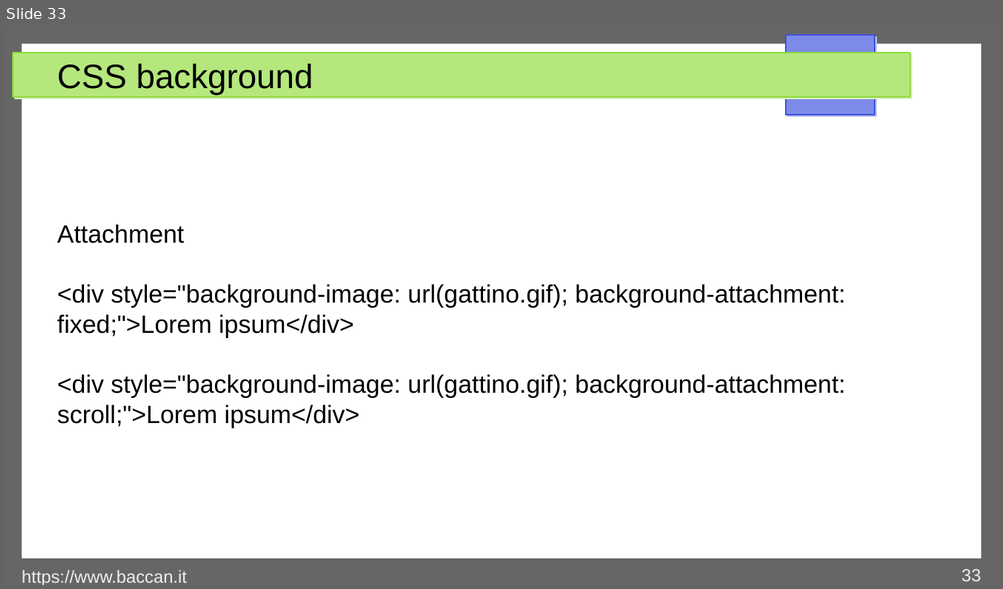
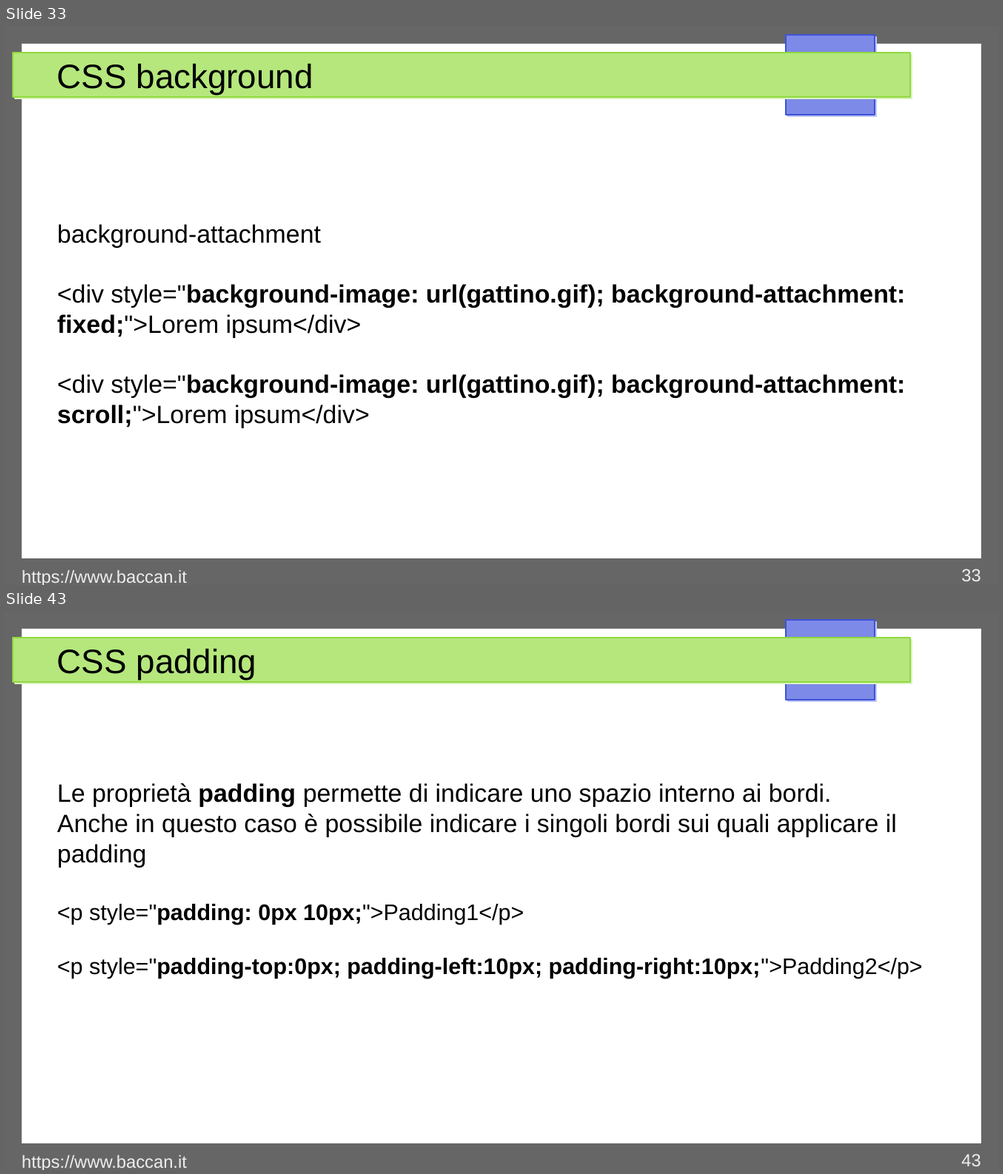
Before and after one commit to matteobaccan/CorsoCSS, a slide deck: Chapter_css.odp. Shown one above the other, each under a label of ours: slide 33 before the commit, slides 33 and 43 after it; the slides between them are not shown. The pictures are 1003x589 and 1003x1174 pixels, drawn with LibreOffice and Linux fonts; fonts in the diff are those of the drawing. Boxes give left, top, right and bottom in pixels: in the first picture for what was removed or moved away, otherwise in the second. Text is boxed around its words. In the diff, an @@ line names an element or a change of style, - is before the commit and + after.

Commit message:
Border, padding e margin

```diff
--- a/Chapter_css.odp
+++ b/Chapter_css.odp
@@ slide 43 added at (x1=4, y1=611, x2=999, y2=1170), background #FFFFFF; not listed: 4 template elements that a slide beside it also shows @@
@@ title added at (x1=57, y1=649, x2=257, y2=680), 27 pt, text #000000 @@
+CSS padding
@@ text added at (x1=57, y1=783, x2=922, y2=979), 20 pt, text #000000 @@
+Le proprietà padding permette di indicare uno spazio interno ai bordi.
+Anche in questo caso è possibile indicare i singoli bordi sui quali applicare il padding
+<p style="padding: 0px 10px;">Padding1</p>
+<p style="padding-top:0px; padding-left:10px; padding-right:10px;">Padding2</p>
@@ text added at (x1=22, y1=1156, x2=187, y2=1170), 14 pt, text #EEEEEE @@
+https://www.baccan.it
@@ page number added at (x1=961, y1=1154, x2=980, y2=1167), 14 pt, text #EEEEEE @@
+43
@@ slide 33 changed as well @@
@@ text at (x1=57, y1=224, x2=321, y2=248): text changed @@
-Attachment
+background-attachment
@@ text at (x1=57, y1=284, x2=905, y2=429): bold on in "style="background-image: url(gattino.gif); background-attach ...", "style="background-image: url(gattino.gif); background-attach ..." @@
```
Also in this commit, not shown: 3 other slides changed, 10 other slides added, 10 other files.
